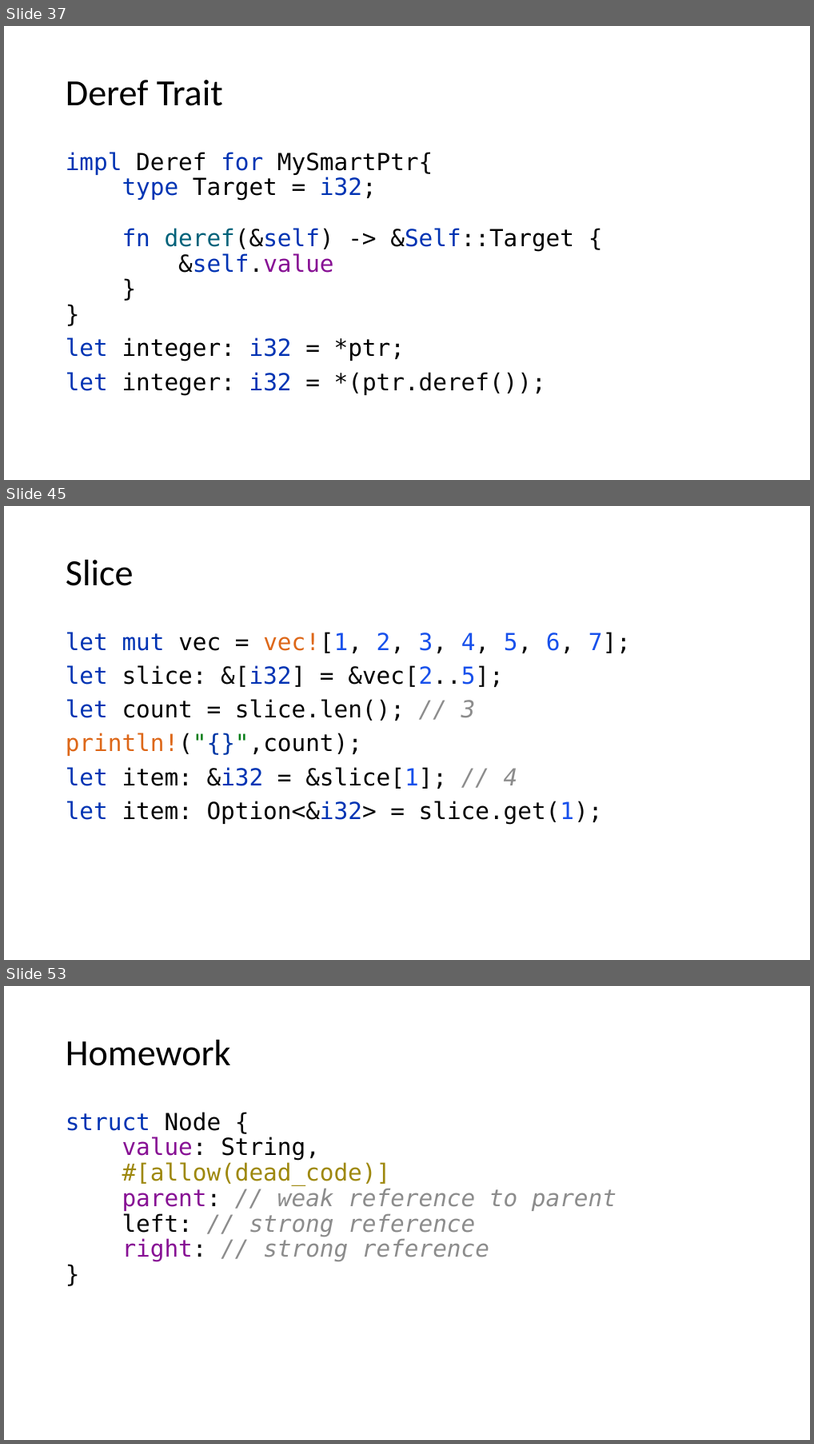
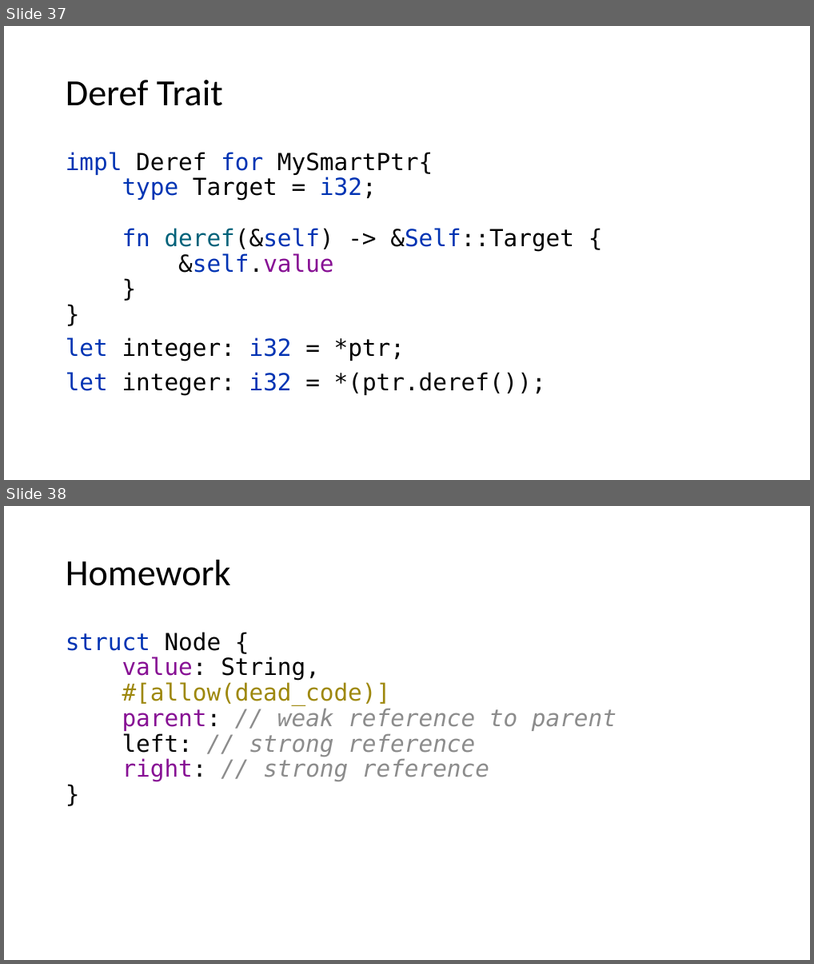
Before and after one commit to kugushev/course-rust-basics, a slide deck: src/05-SmartPointers/05-SmartPointers.pptx. Shown one above the other, each under a label of ours: slides 37, 45 and 53 before the commit, slides 37 and 38 after it; the slides between them are not shown. The pictures are 814x1444 and 814x964 pixels, drawn with LibreOffice and Linux fonts; fonts in the diff are those of the drawing. Boxes give left, top, right and bottom in pixels: in the first picture for what was removed or moved away, otherwise in the second. Text is boxed around its words. In the diff, an @@ line names an element or a change of style, - is before the commit and + after.

```diff
--- a/src/05-SmartPointers/05-SmartPointers.pptx
+++ b/src/05-SmartPointers/05-SmartPointers.pptx
@@ slide 45 removed at [4, 506, 810, 960], background #FFFFFF @@
@@ title removed at [66, 560, 134, 586] @@
-Slice
@@ text removed at [66, 632, 631, 824] @@
-let mut vec = vec![1, 2, 3, 4, 5, 6, 7];
-let slice: &[i32] = &vec[2..5];
-let count = slice.len(); // 3
-println!("{}",count);
-let item: &i32 = &slice[1]; // 4
-let item: Option<&i32> = slice.get(1);
@@ what was slide 53 is now slide 38 @@
```
Also in this commit, not shown: 1 slide changed, 14 other slides removed, 6 other files.
